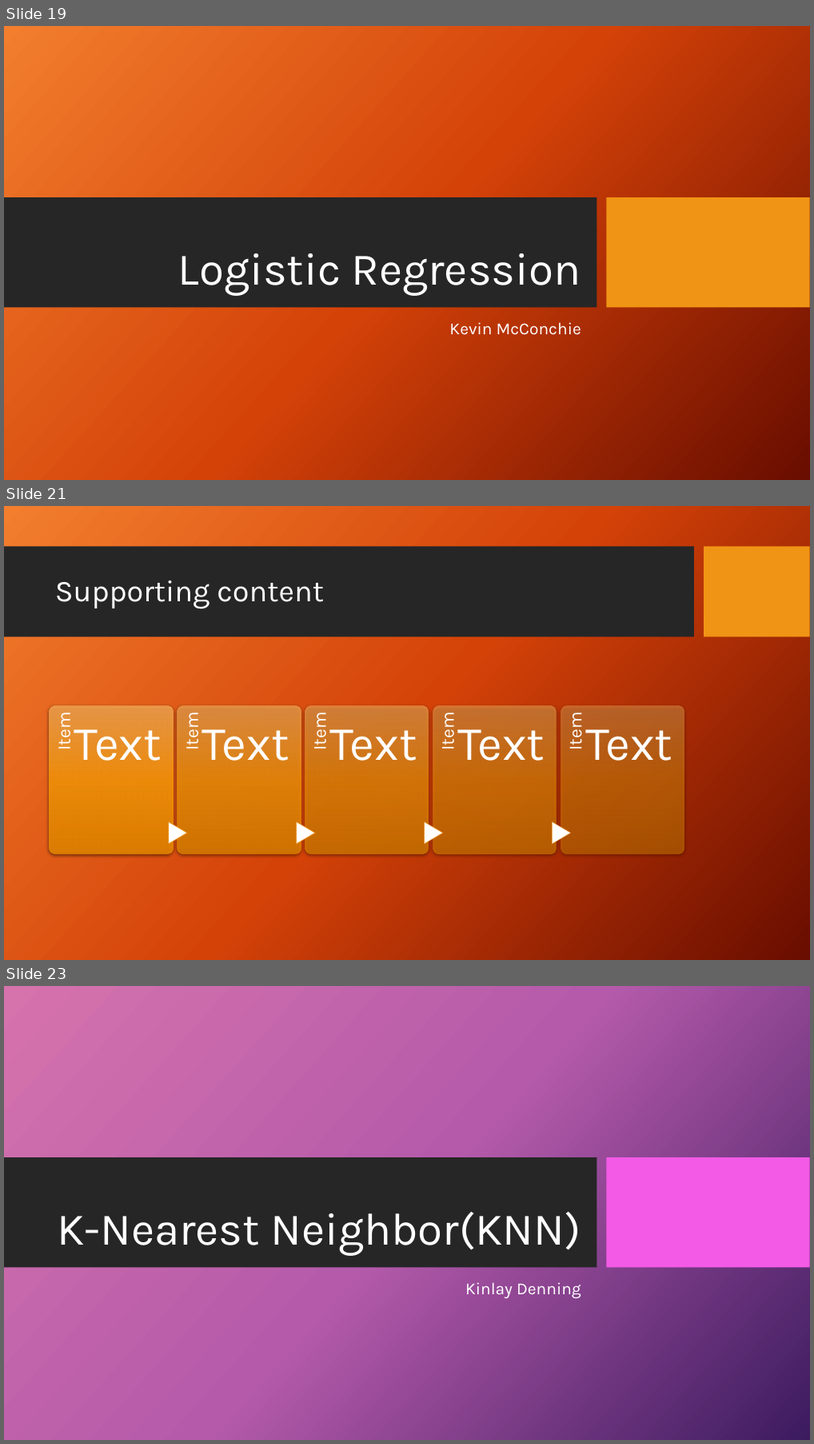
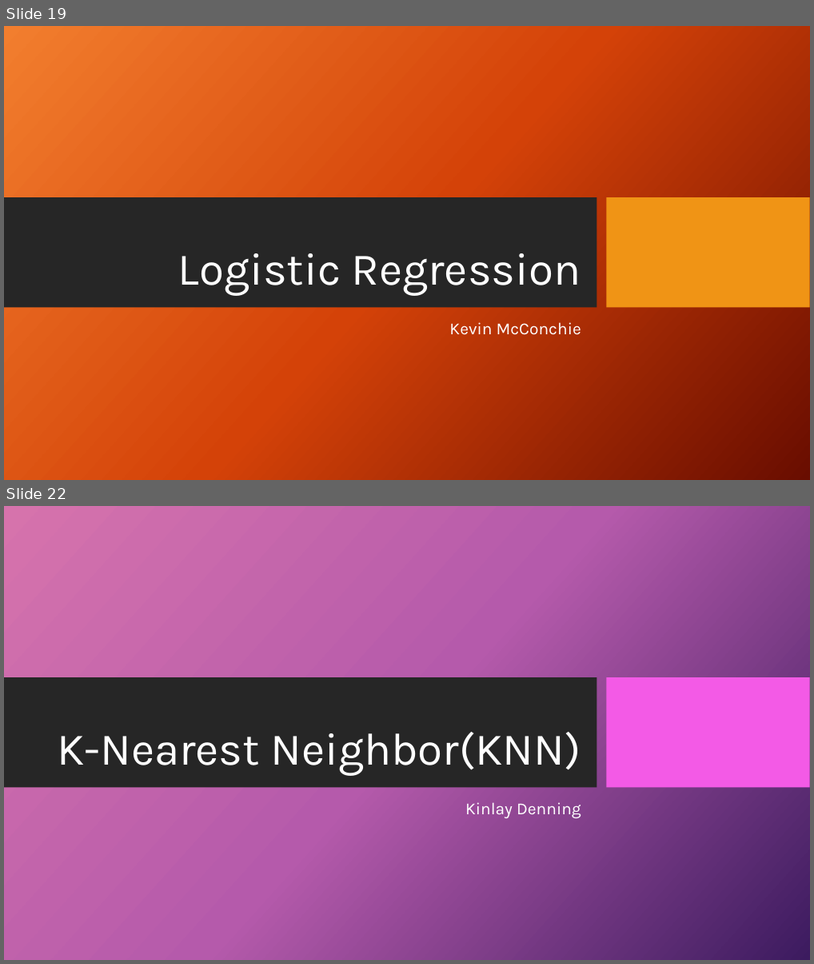
Before and after one commit to Kevin-McConchie/project4fork, a slide deck: Telecom Customer Churn - Presentation.pptx. Shown one above the other, each under a label of ours: slides 19, 21 and 23 before the commit, slides 19 and 22 after it; the slides between them are not shown. The pictures are 814x1444 and 814x964 pixels, drawn with LibreOffice and Linux fonts; fonts in the diff are those of the drawing; background and template pictures are left out. Boxes give left, top, right and bottom in pixels: in the first picture for what was removed or moved away, otherwise in the second. Text is boxed around its words. In the diff, an @@ line names an element or a change of style, - is before the commit and + after.

```diff
--- a/Telecom Customer Churn - Presentation.pptx
+++ b/Telecom Customer Churn - Presentation.pptx
@@ slide 21 removed at (4,506,810,960), background picture (left out) @@
@@ rectangle removed at (4,547,694,637) @@
@@ rectangle removed at (705,547,810,637) @@
@@ title removed at (55,580,324,608) @@
-Supporting content
@@ group removed at (50,706,685,854): 10 texts, 5 rounded rectangles, 4 flow chart extracts @@
-Item
-Text
-Item
-Text
-Item
-Text
-Item
-Text
-Item
-Text
@@ what was slide 23 is now slide 22 @@
```
Also in this commit, not shown: 2 slides changed, 2 slides added, 2 other slides removed, 15 other files.
